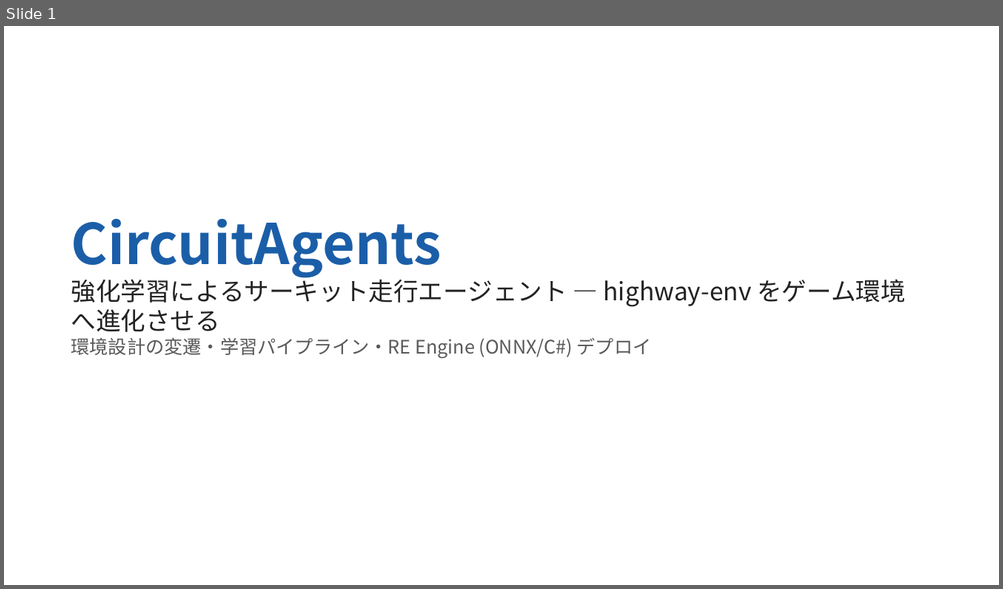
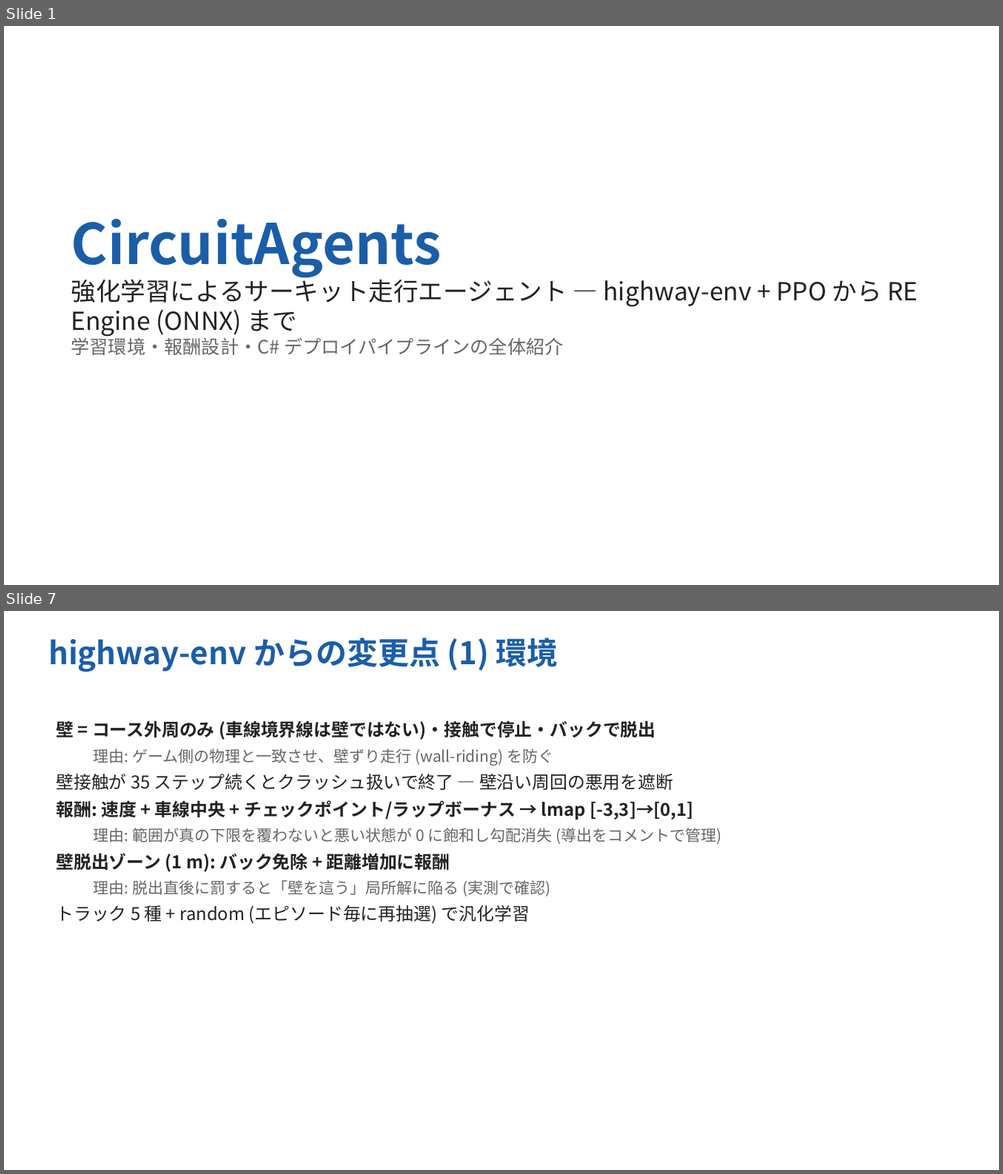
Before and after one commit to Evergarden0101/CircuitAgents, a slide deck: docs/CircuitAgents_intro_ja.pptx. Shown one above the other, each under a label of ours: slide 1 before the commit, slides 1 and 7 after it; the slides between them are not shown. The pictures are 1003x589 and 1003x1174 pixels, drawn with LibreOffice and Linux fonts; fonts in the diff are those of the drawing. Boxes give left, top, right and bottom in pixels: in the first picture for what was removed or moved away, otherwise in the second. Text is boxed around its words. In the diff, an @@ line names an element or a change of style, - is before the commit and + after.

```diff
--- a/docs/CircuitAgents_intro_ja.pptx
+++ b/docs/CircuitAgents_intro_ja.pptx
@@ slide 7 added at [4,611,999,1170], background #FFFFFF @@
@@ text added at [48,638,558,672], 30 pt, text #1B5EA8, bold @@
+highway-env からの変更点 (1) 環境
@@ text added at [56,718,721,924], 17 pt, text #222222 @@
+壁 = コース外周のみ (車線境界線は壁ではない)・接触で停止・バックで脱出
+  理由: ゲーム側の物理と一致させ、壁ずり走行 (wall-riding) を防ぐ
+壁接触が 35 ステップ続くとクラッシュ扱いで終了 — 壁沿い周回の悪用を遮断
+報酬: 速度 + 車線中央 + チェックポイント/ラップボーナス → lmap [-3,3]→[0,1]
+  理由: 範囲が真の下限を覆わないと悪い状態が 0 に飽和し勾配消失 (導出をコメントで管理)
+壁脱出ゾーン (1 m): バック免除 + 距離増加に報酬
+  理由: 脱出直後に罰すると「壁を這う」局所解に陥る (実測で確認)
+トラック 5 種 + random (エピソード毎に再抽選) で汎化学習
@@ slide 1 changed as well @@
@@ text at [71,275,917,355]: text changed @@
-強化学習によるサーキット走行エージェント — highway-env をゲーム環境へ進化させる
-環境設計の変遷・学習パイプライン・RE Engine (ONNX/C#) デプロイ
+強化学習によるサーキット走行エージェント — highway-env + PPO から RE Engine (ONNX) まで
+学習環境・報酬設計・C# デプロイパイプラインの全体紹介
```
Also in this commit, not shown: 2 other slides changed, 7 other slides added, 14 slides removed, 7 other files.
